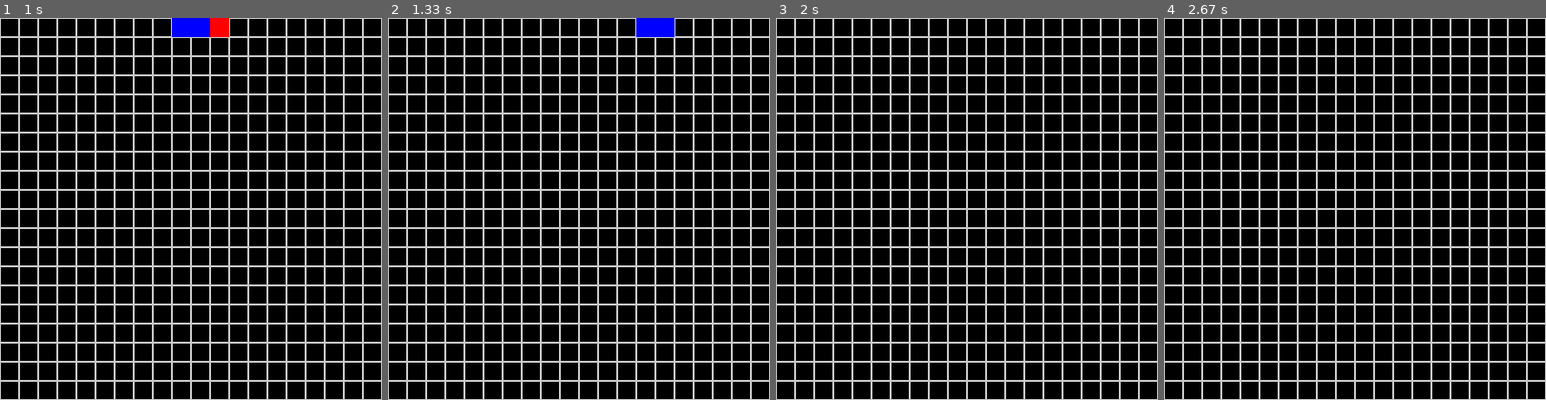
Above: before the commit, frames 1-4 (left to right).
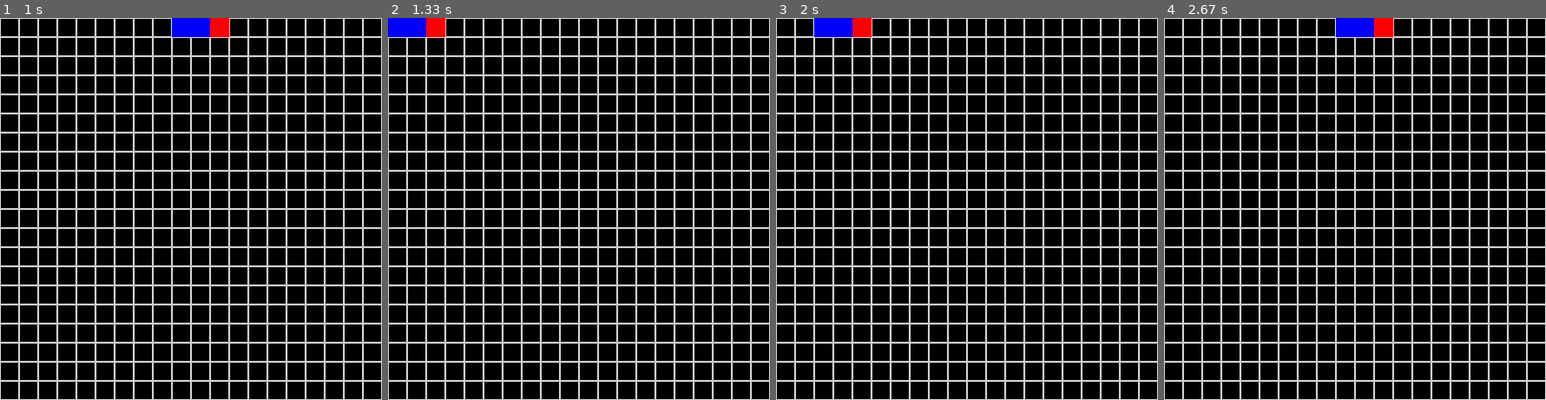
Above: after the commit, the same moments.

Repository: iczellion/pygame-snakes
Game: pygame game, started from program.py
Same seed, same stepped clock (60 frames per second), same inputs: the game is played once before the commit and once after it.
Inputs:
- Up to frame 1 (1 s): tap Enter at 0.33 s; hold Right from 0.67 s (still down)
- Up to frame 2 (1.33 s): release Right at 1.13 s; hold Up from 1.17 s (still down)
- Up to frame 3 (2 s): release Up at 1.63 s; hold Right from 1.67 s (still down)
- Up to frame 4 (2.67 s): release Right at 2.13 s; hold Left from 2.17 s (still down)

Frame 1 is identical in both runs. In frame 2, 1.2% of the frame differs, in the area x 0-75%, y 0-5%; in frame 3, 0.8%; in frame 4, 0.8%.

Commit message:
Add death functionality

Diff:
--- a/game.py
+++ b/game.py
@@ -35,3 +35,6 @@
             coords[1] < 0):
             return True
         return False
+
+    def set_score(self, score: int):
+        self.score = score
--- a/program.py
+++ b/program.py
@@ -55,6 +55,13 @@
     # main loop
     while running:
 
+        # Check if snake is out of bounds
+        # If it is, it means we are dead and should restart
+        if tgame.coord_is_out_of_bound((tsnake.head_x, tsnake.head_y)):
+            tsnake = None
+            tsnake = TSnake(size_of_one_square, orientation)
+            tgame.set_score(0)
+
         draw_background(screen)
         draw_grid(screen, tgame.grid_size_pixels, tgame.grid_num_squares)
         draw_snake(screen, tgame, tsnake)
@@ -64,13 +71,13 @@
             if event.type == pygame.QUIT:
                 running = False
             if event.type == pygame.KEYDOWN:
-                if event.key == pygame.K_LEFT:
+                if event.key == pygame.K_LEFT and tsnake.head_orientation != Orientation.RIGHT:
                     orientation = Orientation.LEFT
-                elif event.key == pygame.K_RIGHT:
+                elif event.key == pygame.K_RIGHT and tsnake.head_orientation != Orientation.LEFT:
                     orientation = Orientation.RIGHT
-                elif event.key == pygame.K_UP:
+                elif event.key == pygame.K_UP and tsnake.head_orientation != Orientation.DOWN:
                     orientation = Orientation.UP
-                elif event.key == pygame.K_DOWN:
+                elif event.key == pygame.K_DOWN and tsnake.head_orientation != Orientation.UP:
                     orientation = Orientation.DOWN
 
         tsnake.move_snake(orientation)
